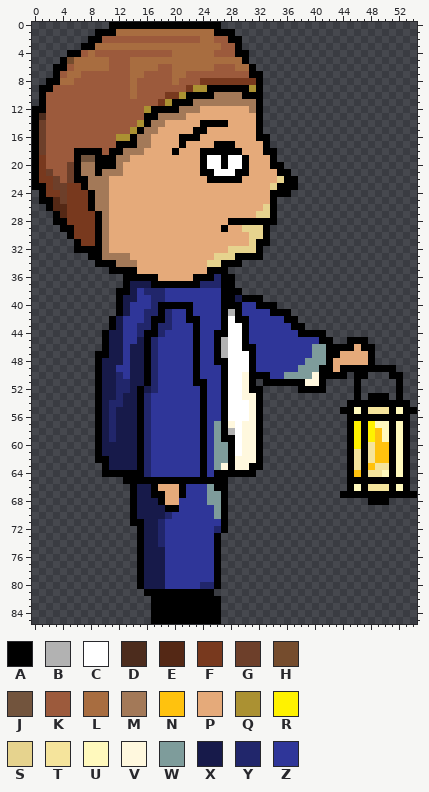
Two versions of one sprite sheet, game/images/sprites/Boy/right/3.png. The picture above was drawn from the file before the commit.
The file is 165x258 pixels, drawn in blocks of 3x3; one block is one cell here. Colours within 5 levels of each other are drawn and written as one.
Palette (. is transparent): A #000000  B #b2b2b2  C #ffffff  D #4c2c1d  E #542815  F #78391e  G #6d3f2a  H #754c2d  J #72543d  K #9c5a3c  L #a86d40  M #a37958  N #ffc20e  P #e5aa7a  Q #ab9132  R #fff200  S #e6d38e  T #f5e49c  U #fff9bd  V #fff8de  W #7e9c9b  X #171a4a  Y #21266b  Z #2f3699
Pixels before (only the part around the change), first column x 0:
60 .........AXXXXXAYZZZZZZZAZWWACVVA.
61 .........AXXXXXAYZZZZZZZAZWWACVVA.
62 .........AAXXXXAYZZZZZZZAZWWAVVVA.
63 ..........AXXXXAYZZZZZZZAZWVAVVAA.
64 ..........AAAAAAYZZZZZZZAZAAAAAA..
65 .............AAAAAAAAAAAAAAA......
66 ..............AXXAPPPAZZZWAA......
67 ..............AXXAAPPAZZZWWA......
68 ..............AXXXAPPZZZZWWA......
69 ..............AXXXXAAZZZZZWA......
70 ..............AXXXXYZZZZZZWA......
71 ..............AAXXYZZZZZZZZA......
72 ...............AXXYZZZZZZZYA......
73 ...............AXXYZZZZZZZA.......
74 ...............AXXYZZZZZZZA.......
75 ...............AXXXZZZZZZZA.......
76 ...............AXXXZZZZZZZA.......
77 ...............AXXXZZZZZZZA.......
78 ...............AXXXZZZZZZZA.......
79 ...............AXXXZZZZZZZA.......
80 ...............AXXXZZZZZYYA.......
81 ................AAAAAAAAAA........
82 .................AAAAAAAAAA.......
83 .................AAAAAAAAAA.......
84 .................AAAAAAAAAA.......
85 .................AAAAAAAAAA.......
The same view after the edit:
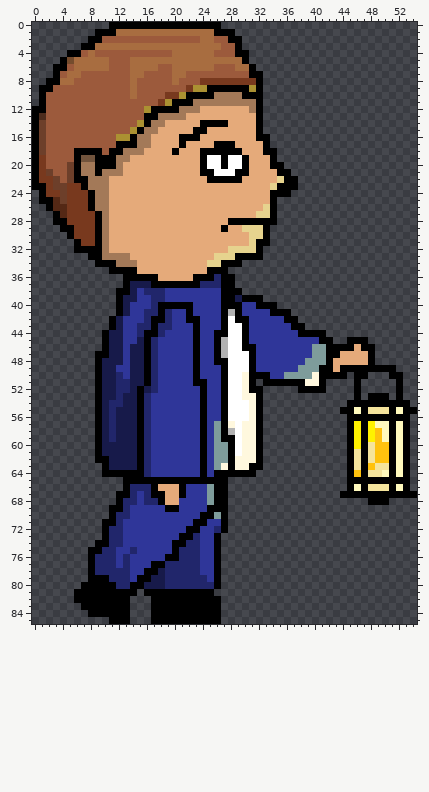
The exact change:
Changed rows in their new state; - is an unchanged pixel.
first column x 6:
66 -------AYYY----------
67 ------AAYZY---------A
68 ------AYYZYY--------A
69 -----AAYZZZZZ------AA
70 -----AYYZZZZZZ----AA-
71 ----AAYZZZZZZ----AA--
72 ----AYYZZZZZZ---AA---
73 ----AYYZZZZZZ--AAY---
74 ---AAYYZZZZZZ-AAYY---
75 --AAYYZZYZZZZ-AYYY---
76 --AYYYZYZZZZZAAYYY---
77 --AYYYZYZZZAAYYYYY---
78 --AYYYYYZZAA-YYYYY---
79 --AAAYYYZ-A--YYYYYY--
80 -AAAAAYYA----YYYYY---
81 AAAAAAAAA------------
82 AAAAAAAA-------------
83 -AAAAAAA-------------
84 --AAAAAA-------------
85 -----AAA-------------
Boxes around the changes in both pictures, in picture pixels (x1, y1, x2, y2):
changed: (74, 484, 221, 624)
